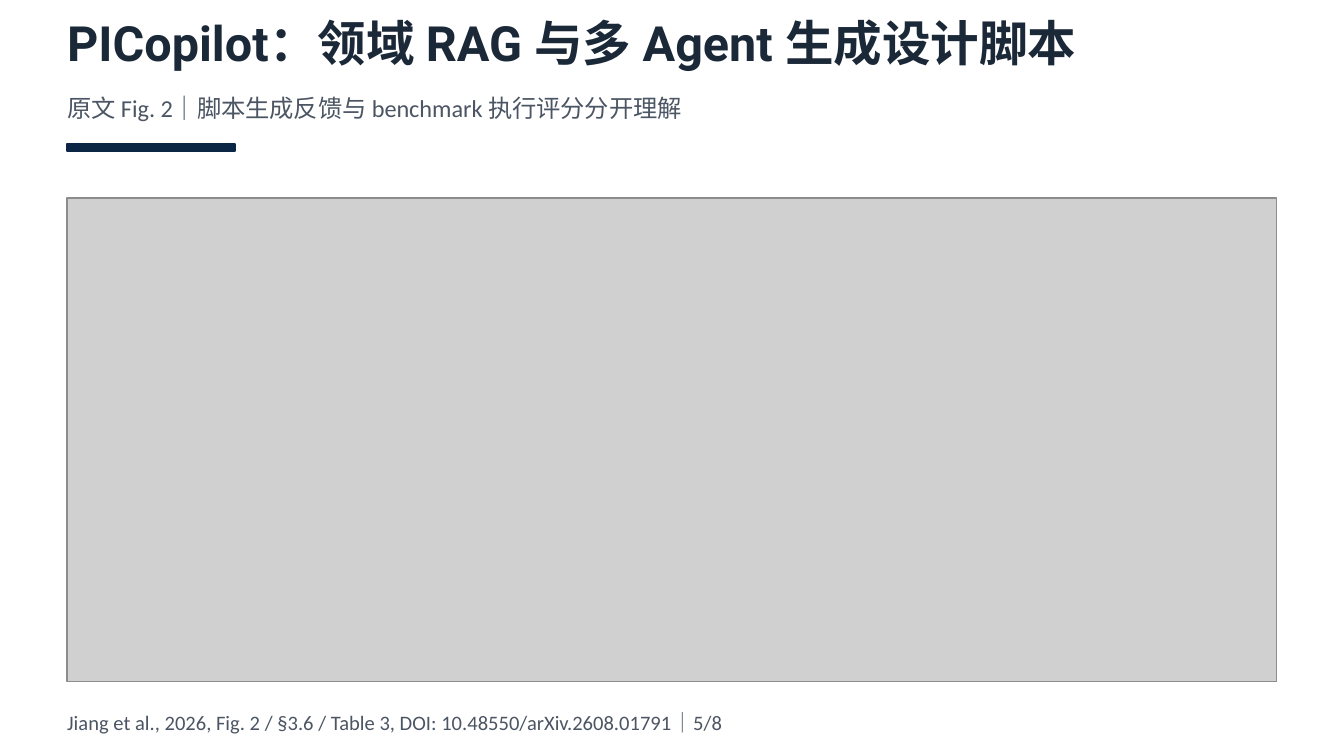
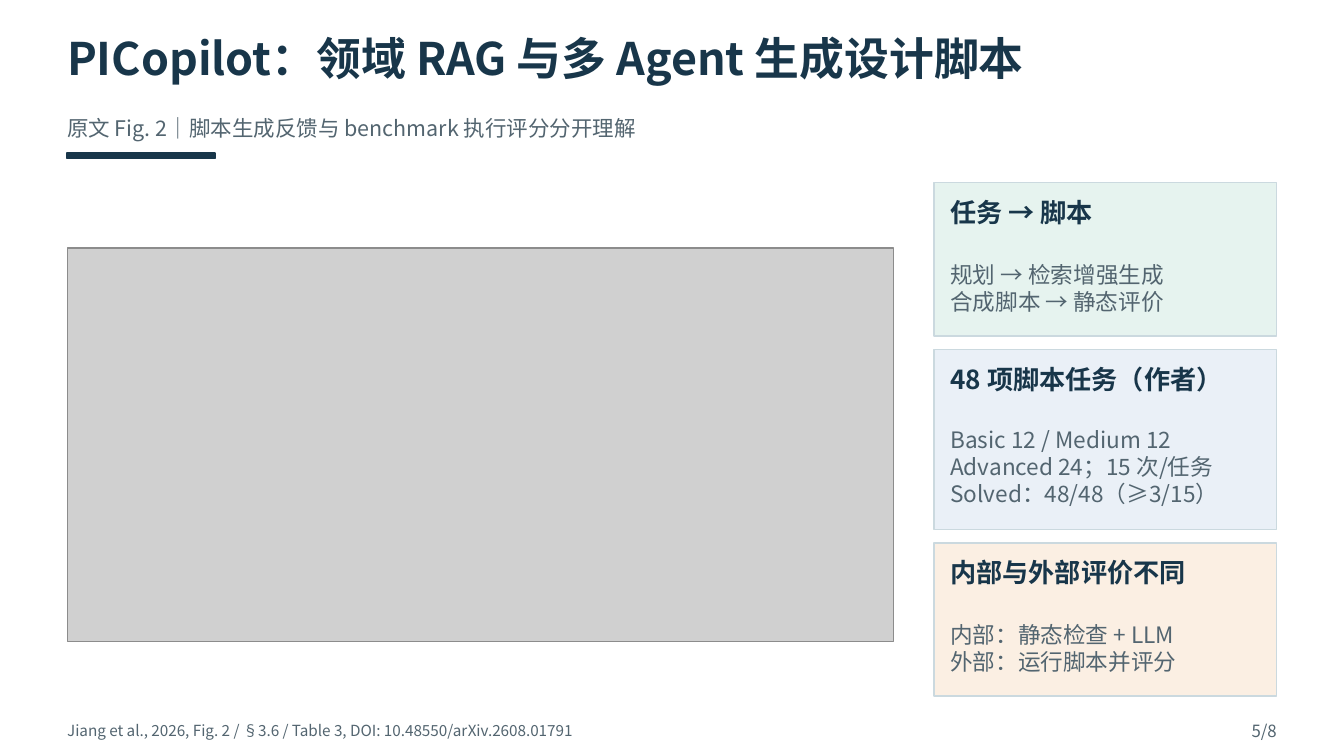
Before and after one commit to LlewynDavis/PIC_Harness_Research, a slide deck: slide 5 of presentations/task-018-class-harness/Harness_课堂汇报_项目重点版.pptx. Drawn at 1344x756 pixels with LibreOffice and Linux fonts; fonts in the diff are those of the drawing; grey boxes stand for pictures. Boxes give left, top, right and bottom in pixels: in the first picture for what was removed or moved away, otherwise in the second. Text is boxed around its words. In the diff, an @@ line names an element or a change of style, - is before the commit and + after.

```diff
--- a/presentations/task-018-class-harness/Harness_课堂汇报_项目重点版.pptx
+++ b/presentations/task-018-class-harness/Harness_课堂汇报_项目重点版.pptx
@@ text "PICopilot：领域 RAG 与多 Agent 生成设计脚本": place and size @@
-text "PICopilot：领域 RAG 与多 Agent 生成设计脚本" at box(67, 19, 1076, 71)
+text "PICopilot：领域 RAG 与多 Agent 生成设计脚本" at box(67, 36, 1024, 86)
@@ text "PICopilot：领域 RAG 与多 Agent 生成设计脚本" at box(67, 36, 1024, 86): size 26 to 24 pt, font Roboto to Noto Sans CJK SC, text colour #1B2838 to #18364A; vertical alignment top to middle @@
@@ text "原文 Fig. 2｜脚本生成反馈与 benchmark 执行评分分开理解": place and size @@
-text "原文 Fig. 2｜脚本生成反馈与 benchmark 执行评分分开理解" at box(67, 96, 682, 121)
+text "原文 Fig. 2｜脚本生成反馈与 benchmark 执行评分分开理解" at box(67, 117, 636, 142)
@@ text "原文 Fig. 2｜脚本生成反馈与 benchmark 执行评分分开理解" at box(67, 117, 636, 142): size 13 to 11.5 pt, font Calibri to Noto Sans CJK SC, text colour #4B5563 to #536570; vertical alignment top to middle @@
@@ rectangle: place and size @@
-rectangle at box(67, 144, 235, 151)
+rectangle at box(67, 153, 215, 159)
@@ rectangle at box(67, 153, 215, 159): fill #0B2545 to #18364A; outline #0B2545 1 pt to #18364A 1 pt @@
@@ rectangle added at box(934, 183, 1277, 336), fill #E6F3EF, outline #CBD9DF 0.7 pt @@
@@ text added at box(950, 200, 1093, 225), 14 pt, text #18364A, bold @@
+任务 → 脚本
@@ picture: place and size @@
-picture at box(67, 198, 1277, 681)
+picture at box(67, 249, 894, 642)
@@ text added at box(950, 264, 1164, 312), 12.1 pt, text #536570 @@
+规划 → 检索增强生成
+合成脚本 → 静态评价
@@ rectangle added at box(934, 349, 1277, 530), fill #EAF0F7, outline #CBD9DF 0.7 pt @@
@@ text added at box(950, 366, 1223, 392), 14 pt, text #18364A, bold @@
+48 项脚本任务（作者）
@@ text added at box(950, 430, 1218, 506), 12.1 pt, text #536570 @@
+Basic 12 / Medium 12
+Advanced 24；15 次/任务
+Solved：48/48（≥3/15）
@@ rectangle added at box(934, 543, 1277, 696), fill #FBEFE3, outline #CBD9DF 0.7 pt @@
@@ text added at box(950, 559, 1186, 585), 14 pt, text #18364A, bold @@
+内部与外部评价不同
@@ text added at box(950, 624, 1176, 672), 12.1 pt, text #536570 @@
+内部：静态检查 + LLM
+外部：运行脚本并评分
@@ text at box(67, 724, 573, 740): text changed; size 11 to 8.2 pt; font Calibri to Noto Sans CJK SC; text colour #4B5563 to #536570 @@
-Jiang et al., 2026, Fig. 2 / §3.6 / Table 3, DOI: 10.48550/arXiv.2608.01791｜5/8
+Jiang et al., 2026, Fig. 2 / §3.6 / Table 3, DOI: 10.48550/arXiv.2608.01791
@@ text added at box(1252, 723, 1277, 740), 9 pt, text #536570 @@
+5/8
```
Also in this commit, not shown: 7 other slides changed, 30 other files.
